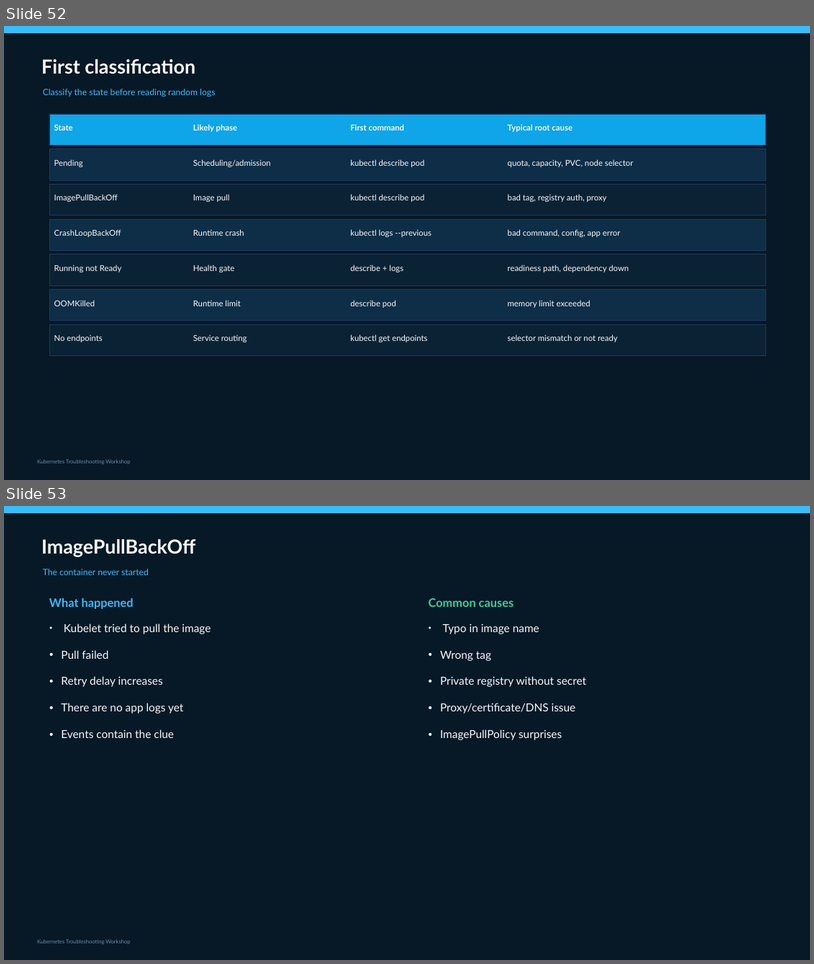
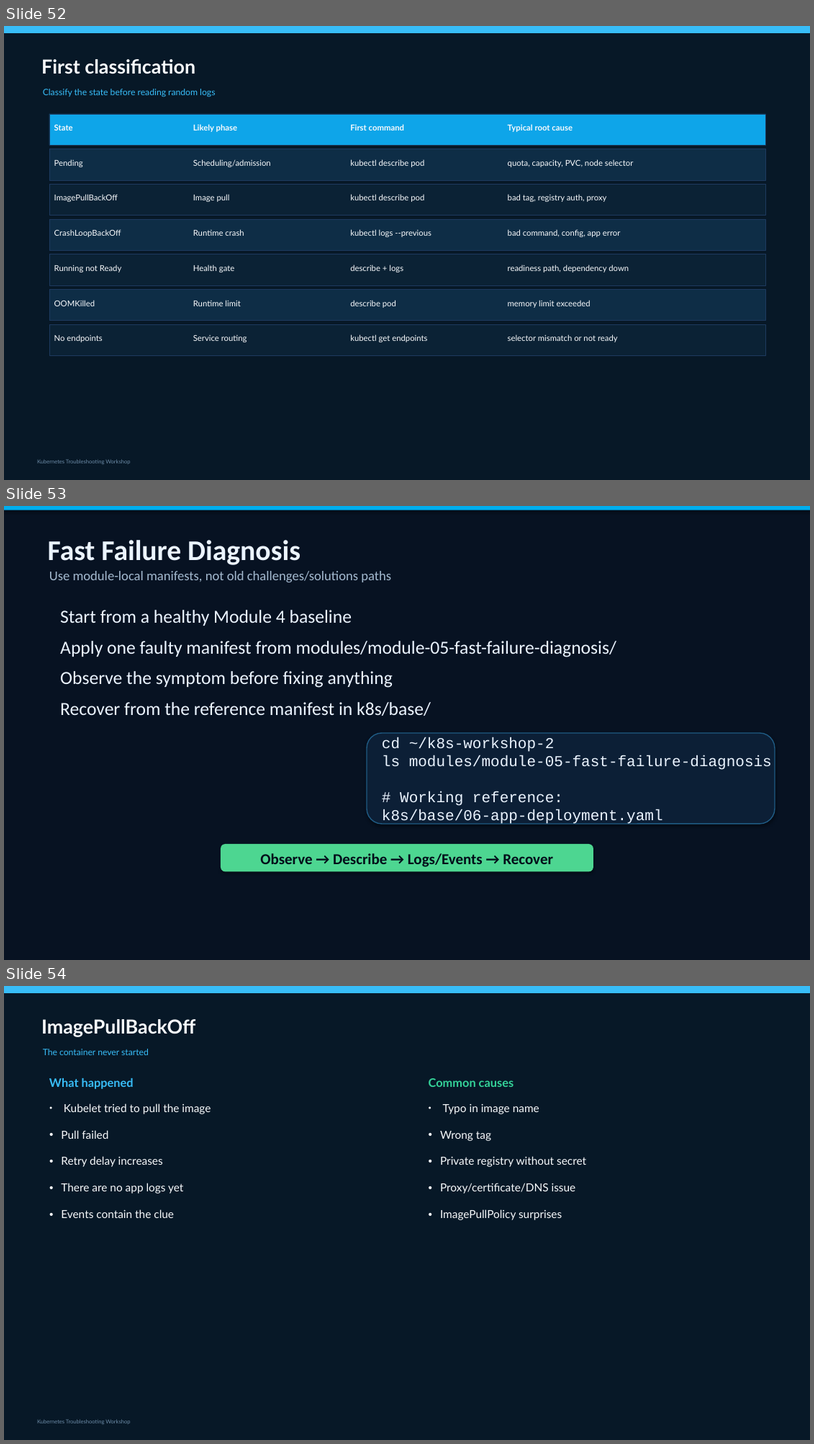
Before and after one commit to slaneslane/k8s-workshop-2, a slide deck: presentations/K8s_Troubleshooting_Workshop_FULL.pptx. Shown one above the other, each under a label of ours: slides 52 and 53 before the commit, slides 52, 53 and 54 after it. The pictures are 814x964 and 814x1444 pixels, drawn with LibreOffice and Linux fonts; fonts in the diff are those of the drawing. Boxes give left, top, right and bottom in pixels: in the first picture for what was removed or moved away, otherwise in the second. Text is boxed around its words. In the diff, an @@ line names an element or a change of style, - is before the commit and + after.

Commit message:
Module 6 fixed

```diff
--- a/presentations/K8s_Troubleshooting_Workshop_FULL.pptx
+++ b/presentations/K8s_Troubleshooting_Workshop_FULL.pptx
@@ slide 53 added at box(4, 506, 810, 960), background #FFFFFF @@
@@ rectangle added at box(4, 506, 810, 960), fill #071222 @@
@@ rectangle added at box(4, 506, 810, 510), fill #00AEEF @@
@@ text added at box(48, 540, 301, 565), 34 pt, text #EBF4FF, bold @@
+Fast Failure Diagnosis
@@ text added at box(49, 571, 391, 582), 16 pt, text #A4BAD0 @@
+Use module-local manifests, not old challenges/solutions paths
@@ text added at box(60, 610, 617, 716), 22 pt, text #EBF4FF @@
+Start from a healthy Module 4 baseline
+Apply one faulty manifest from modules/module-05-fast-failure-diagnosis/
+Observe the symptom before fixing anything
+Recover from the reference manifest in k8s/base/
@@ rounded rectangle added at box(367, 733, 775, 824), fill #0C1F36, outline #1F5B84 1.2 pt @@
@@ text added at box(382, 737, 772, 824), 18 pt, text #EBF4FF @@
+cd ~/k8s-workshop-2
+ls modules/module-05-fast-failure-diagnosis
+# Working reference:
+k8s/base/06-app-deployment.yaml
@@ rounded rectangle added at box(221, 844, 594, 871), fill #4DD691 @@
@@ text added at box(260, 853, 553, 867), 18 pt, text #020C19, bold @@
+Observe → Describe → Logs/Events → Recover
@@ what was slide 53 is now slide 54 @@
```
Also in this commit, not shown: 3 slides changed, 4 other slides added, 2 other files.
